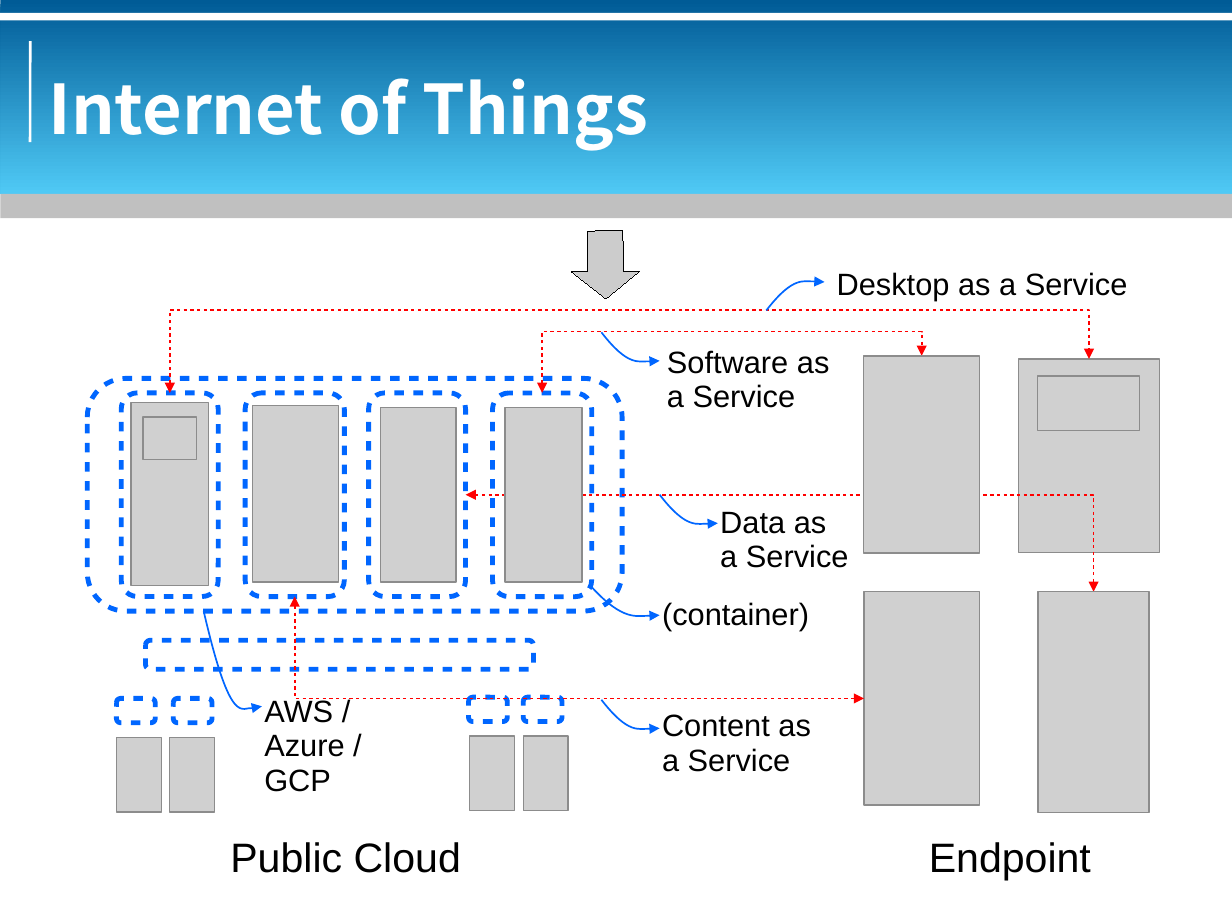
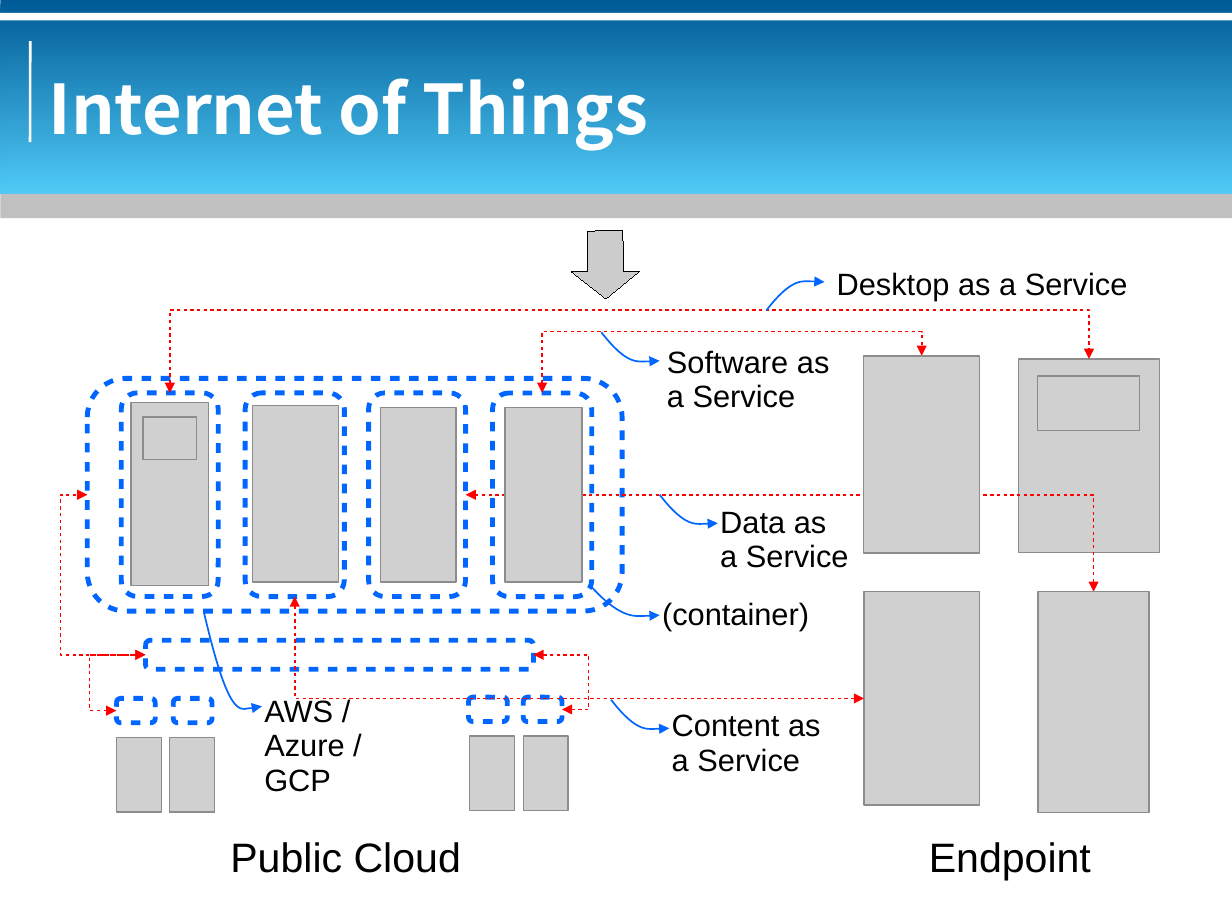
Before and after one commit to bluebat/.presentations, a slide deck: slide 11 of vdi-historical-overview.odp (slide 10 before the commit). Drawn at 1232x924 pixels with LibreOffice and Linux fonts; fonts in the diff are those of the drawing; grey boxes stand for pictures; background and template pictures are left out. Boxes give left, top, right and bottom in pixels: in the first picture for what was removed or moved away, otherwise in the second. Text is boxed around its words. In the diff, an @@ line names an element or a change of style, - is before the commit and + after.

```diff
--- a/vdi-historical-overview.odp
+++ b/vdi-historical-overview.odp
@@ elbow double arrow added from (145, 654) to (87, 495), #FF0000 0.99 pt @@
@@ elbow double arrow added from (116, 711) to (145, 654), #FF0000 0.99 pt @@
@@ elbow double arrow added from (562, 710) to (533, 654), #FF0000 0.99 pt @@
@@ freeform shape: place and size @@
-freeform shape at box(601, 700, 659, 729)
+freeform shape at box(611, 700, 669, 729)
@@ text "Content as": place and size @@
-text "Content as" at box(662, 714, 811, 772)
+text "Content as" at box(672, 714, 821, 772)
```
Also in this commit, not shown: 4 other slides changed, 1 slide added, 1 other file.
